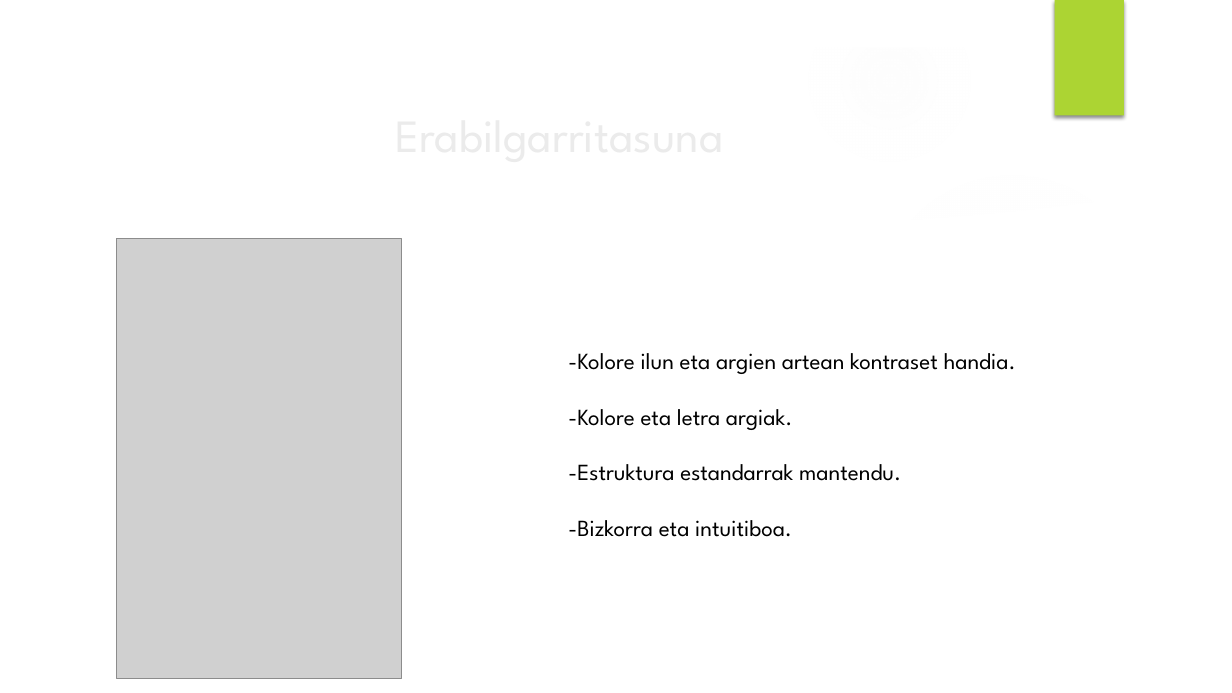
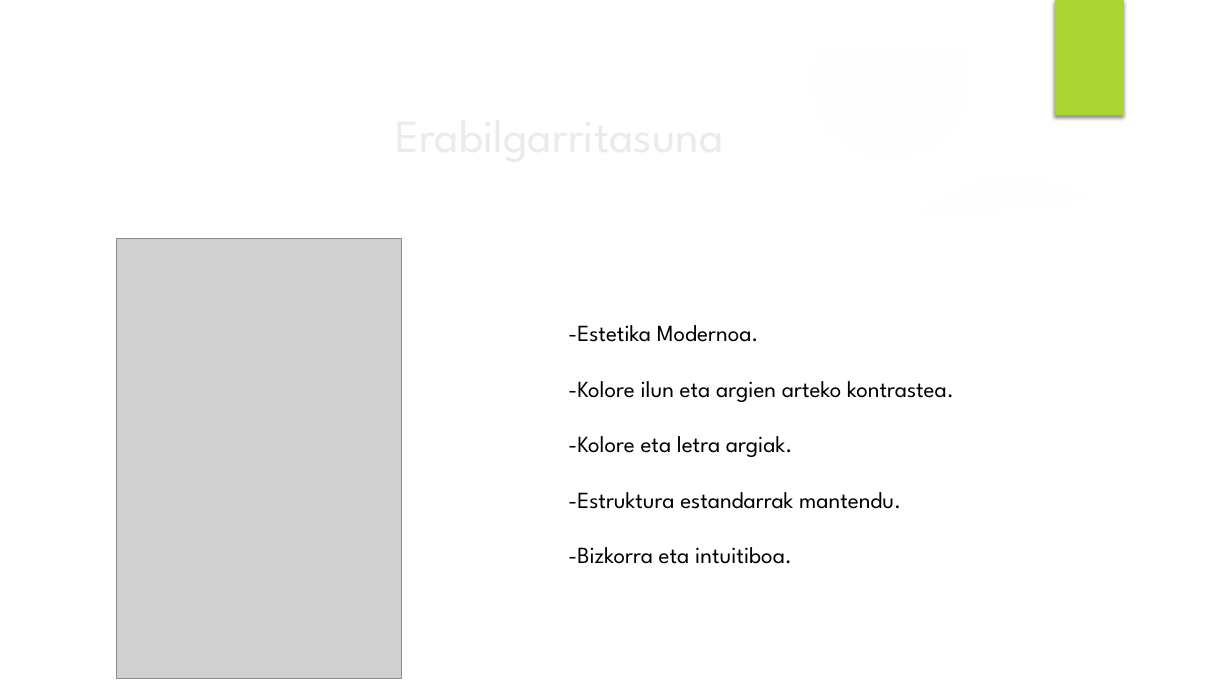
Before and after one commit to Iza666/EguneanBehin, a slide deck: slide 15 of Brain Pain powerpoint.pptx. Drawn at 1232x693 pixels with LibreOffice and Linux fonts; fonts in the diff are those of the drawing; grey boxes stand for pictures; background and template pictures are left out. Boxes give left, top, right and bottom in pixels: in the first picture for what was removed or moved away, otherwise in the second. Text is boxed around its words. In the diff, an @@ line names an element or a change of style, - is before the commit and + after.

```diff
--- a/Brain Pain powerpoint.pptx
+++ b/Brain Pain powerpoint.pptx
@@ text "-Estetika Modernoa.": place and size @@
-text "-Estetika Modernoa." at bbox=[568, 353, 1016, 537]
+text "-Estetika Modernoa." at bbox=[568, 325, 954, 564]
@@ text at bbox=[568, 325, 954, 402]: text changed @@
--Kolore ilun eta argien artean kontraset handia.
+-Estetika Modernoa.
+-Kolore ilun eta argien arteko kontrastea.
```
Also in this commit, not shown: 9 other slides changed, 2 slides added, 1 slide removed, 1 other file.
